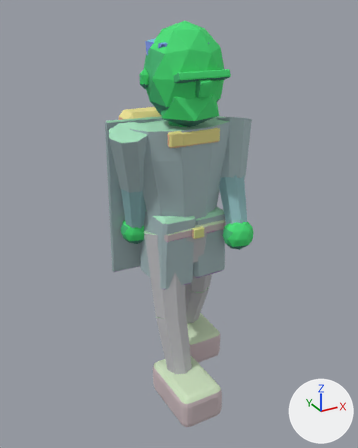
The glTF model assets/exports/npc/npc_traveller_down_l_v01.glb, before and after one commit.
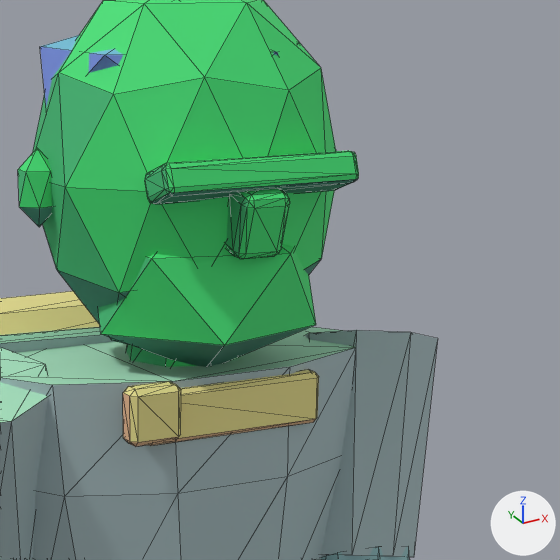
Each version is shown whole from a 50 mm lens placed at (-1.259, -2.243, 2.138), pointed at (-0.049, -0.043, 1.038), then close up on the part from 38% to 79% of the width and 6% to 40% of the height. Arrows for +X, +Y and +Z are at lower right; the lights stay in place. The first two pictures are the older version. The close-ups show mesh edges as thin lines. Vertices at exactly the same position are counted once.

Names of what the first close-up shows: 'GEO_npc_traveller_down_l_v01'.
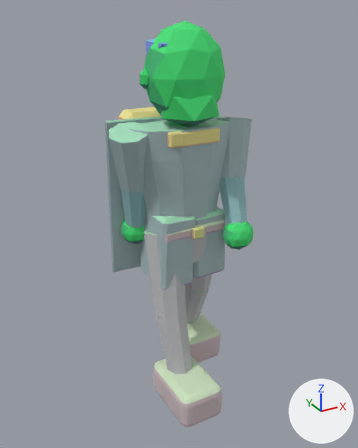
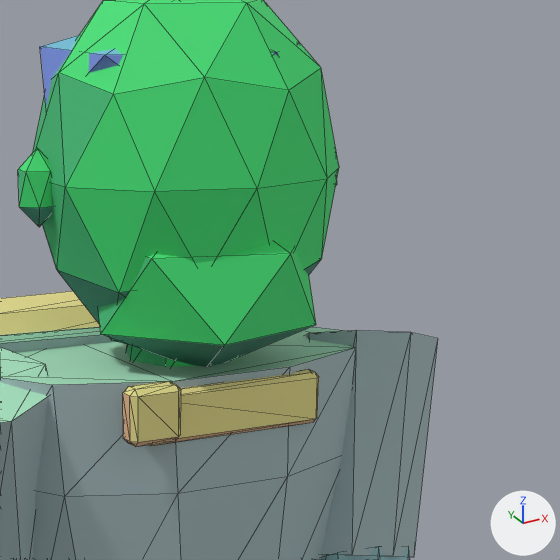
What differs and where, as boxes [x1, y1, x2, y2] in the close-ups (560 x 560 px):
part 1 of me_geo_npc_traveller_down_l_v01, deleted (green)
    before: [145, 151, 359, 204]
part 2 of me_geo_npc_traveller_down_l_v01, deleted (green)
    before: [226, 189, 290, 259]

The edits, one by one:
me_geo_npc_traveller_down_l_v01 is used by ob_geo_npc_traveller_down_l_v01; location (0.0, 0.0, 0.0).
me_geo_npc_traveller_down_l_v01 had 902 vertices, 1680 faces and spanned x -0.41..0.41, y -0.49..0.35, z 0.0..2.07.
me_geo_npc_traveller_down_l_v01 now has 790 vertices, 1464 faces and spans x -0.41..0.41, y -0.49..0.35, z 0.0..2.07.
me_geo_npc_traveller_down_l_v01 part 1: the loose piece of 56 vertices spanning x -0.14..0.14, y -0.22..-0.15, z 1.81..1.86 is deleted.
me_geo_npc_traveller_down_l_v01 part 2: the loose piece of 56 vertices spanning x -0.03..0.03, y -0.22..-0.15, z 1.74..1.83 is deleted.
